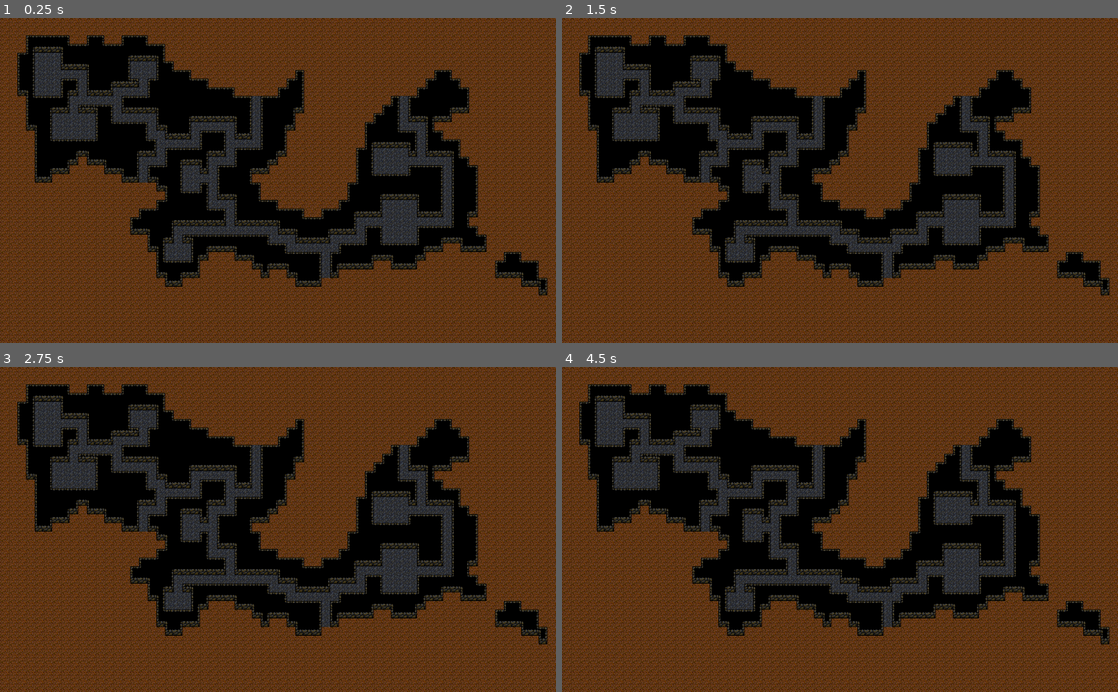
Above: before the commit, frames 1-4 (two rows, left to right).
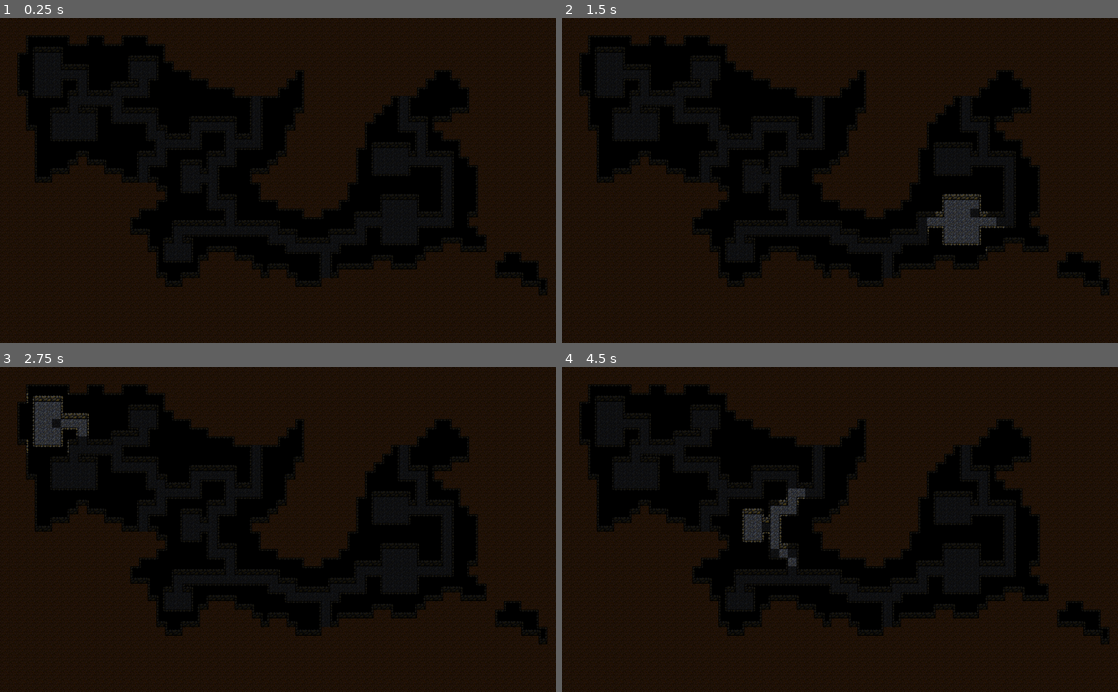
Above: after the commit, the same moments.

Repository: kosinaz/sea-of-fog
Game: Godot game, scene res://map.tscn
The game is run twice, just before and just after one commit, with the same random seed, the same clock (stepped at 60 frames per second) and the same inputs.
Inputs:
- Up to frame 1 (0.25 s): no input
- Up to frame 2 (1.5 s): tap Enter at 0.5 s; tap Space at 1.25 s
- Up to frame 3 (2.75 s): tap Enter at 2 s
- Up to frame 4 (4.5 s): tap Space at 2.75, 4.25 s; tap Enter at 3.5 s

The runs differ from the first frame. In frame 1, 75% of the frame differs, in the area x 0-100%, y 0-100%; in frame 2, 74%; in frame 3, 74%; in frame 4, 74%.

Commit message:
add fov

Diff:
--- /dev/null
+++ b/Sea of Fog/fov.gd
@@ -0,0 +1,62 @@
+extends TileMap
+
+var start_x : int
+var start_y : int
+var width : int
+var height: int
+var radius : float
+onready var walls = get_used_cells_by_id(4)
+var map = {}
+
+func _unhandled_key_input(_event):
+	$"%TileMap2".clear()
+	map = {}
+	randomize()
+	var floors = get_used_cells_by_id(3)
+	var start = floors[randi() % floors.size()]
+	calculate(start.x, start.y, 6)
+	for cell in map:
+		$"%TileMap2".set_cell(cell.x, cell.y, get_cell(cell.x, cell.y), false, false, false, get_cell_autotile_coord(cell.x, cell.y))
+	$"%TileMap2".set_cell(start.x, start.y, 0)
+
+func calculate(_start_x : int, _start_y : int, _radius : float) -> void:
+	var diagonals = [Vector2(1, 1), Vector2(-1, -1), Vector2(1, -1), Vector2(-1, 1)]
+	start_x = _start_x
+	start_y = _start_y
+	radius = _radius
+	map[Vector2(start_x, start_y)] = "visible"
+	for d in diagonals:
+		cast_light(1, 1.0, 0.0, 0, d.x, d.y, 0)
+		cast_light(1, 1.0, 0.0, d.x, 0, 0, d.y)
+
+func cast_light(row: int, start: float, end : float, xx : int, xy : int, yx : int, yy : int):
+	var new_start : float = 0.0
+	if start < end:
+		return
+	var blocked : bool = false
+	for distance in range(row, int(radius) + 1):
+		if blocked:
+			break
+		var delta_y : int = -distance
+		for delta_x in range(-distance, 1):
+			var current_x : int = start_x + delta_x * xx + delta_y * xy
+			var current_y : int = start_y + delta_x * yx + delta_y * yy
+			var left_slope : float = (delta_x - 0.5) / (delta_y + 0.5)
+			var right_slope : float = (delta_x + 0.5) / (delta_y - 0.5)
+			if start < right_slope:
+				continue
+			elif end > left_slope:
+				break
+			if (sqrt(delta_x * delta_x + delta_y * delta_y) <= radius):
+				map[Vector2(current_x, current_y)] = "visible"
+			if blocked:
+				if walls.has(Vector2(current_x, current_y)):
+					new_start = right_slope
+				else:
+					blocked = false
+					start = new_start
+			else:
+				if walls.has(Vector2(current_x, current_y)) && distance < radius:
+					blocked = true
+					cast_light(distance + 1, start, left_slope, xx, xy, yx, yy)
+					new_start = right_slope
--- a/Sea of Fog/map.tscn
+++ b/Sea of Fog/map.tscn
@@ -1,5 +1,6 @@
-[gd_scene load_steps=4 format=2]
+[gd_scene load_steps=5 format=2]
 
+[ext_resource path="res://fov.gd" type="Script" id=1]
 [ext_resource path="res://floor.png" type="Texture" id=2]
 [ext_resource path="res://wall.png" type="Texture" id=3]
 
@@ -59,7 +60,15 @@
 [node name="Node2D" type="Node2D"]
 
 [node name="TileMap" type="TileMap" parent="."]
+modulate = Color( 1, 1, 1, 0.317647 )
 tile_set = SubResource( 1 )
 cell_size = Vector2( 16, 16 )
 format = 1
 tile_data = PoolIntArray( 0, 2, 0, 1, 2, 0, 2, 2, 0, 3, 2, 0, 4, 2, 0, 5, 2, 0, 6, 2, 0, 7, 2, 0, 8, 2, 0, 9, 2, 0, 10, …(38243 unchanged characters)…
+script = ExtResource( 1 )
+
+[node name="TileMap2" type="TileMap" parent="."]
+unique_name_in_owner = true
+tile_set = SubResource( 1 )
+cell_size = Vector2( 16, 16 )
+format = 1
--- a/Sea of Fog/project.godot
+++ b/Sea of Fog/project.godot
@@ -27,4 +27,5 @@
 quality/driver/driver_name="GLES2"
 vram_compression/import_etc=true
 vram_compression/import_etc2=false
+environment/default_clear_color=Color( 0, 0, 0, 1 )
 environment/default_environment="res://default_env.tres"
